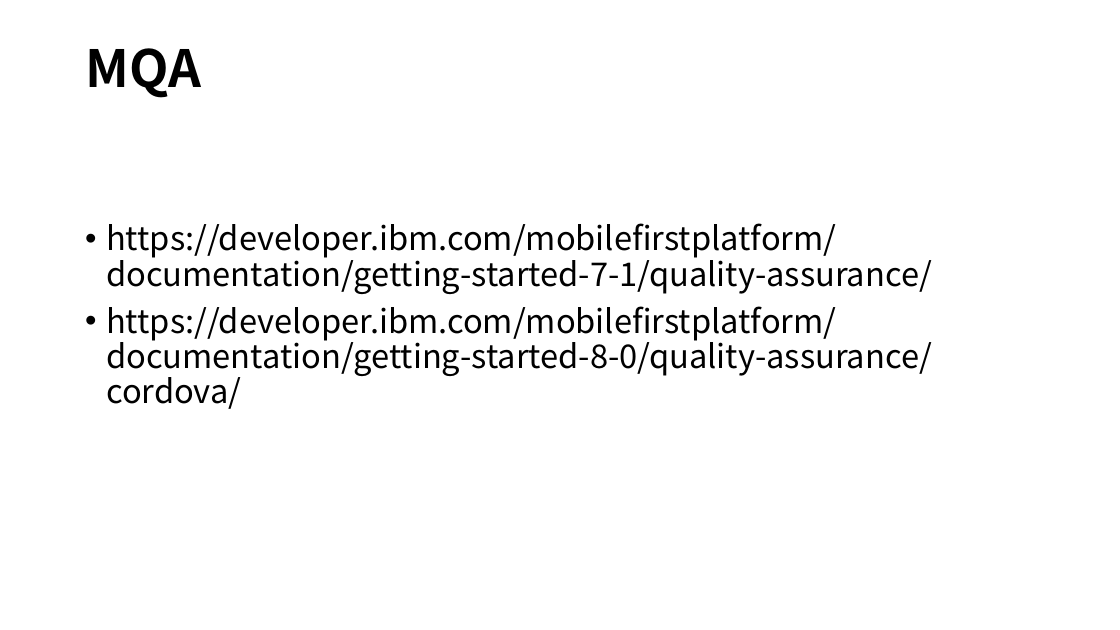
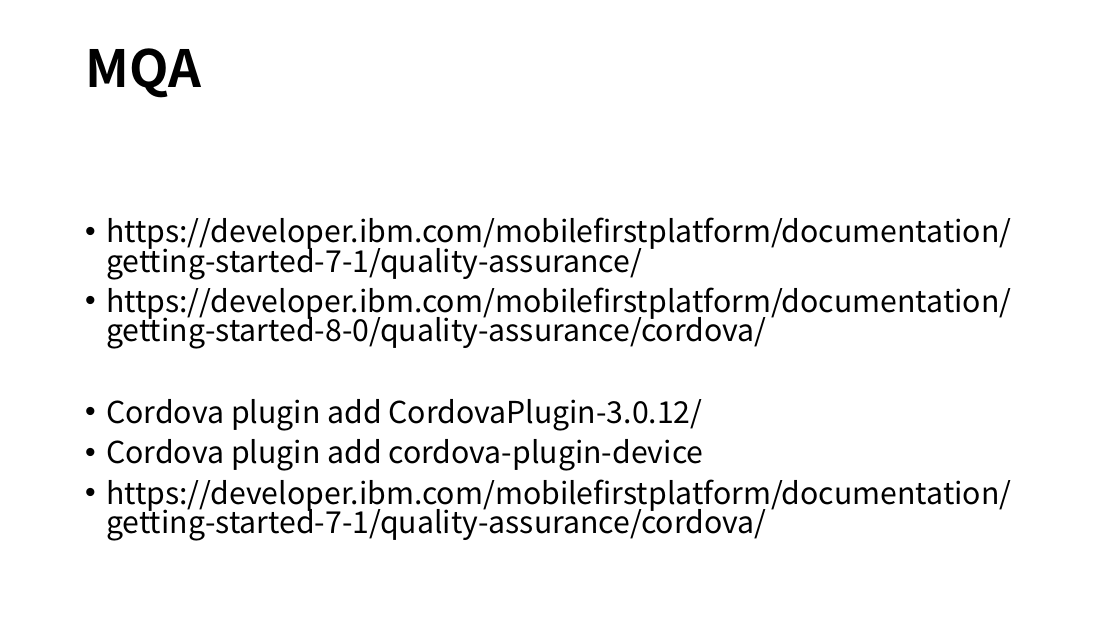
Before and after one commit to hjooyang/poc, a slide deck: slide 16 of POC for Lina.ppt (slide 4 before the commit). Drawn at 1120x630 pixels with LibreOffice and Linux fonts; fonts in the diff are those of the drawing. Boxes give left, top, right and bottom in pixels: in the first picture for what was removed or moved away, otherwise in the second. Text is boxed around its words. In the diff, an @@ line names an element or a change of style, - is before the commit and + after.

Commit message:
Add MQA Documentation

```diff
--- a/POC for Lina.ppt
+++ b/POC for Lina.ppt
@@ text at (106, 217, 1011, 349): size 28 to 25.9 pt in "https://developer.ibm.com/mobilefirstplatform/documentation/ ...", "https://developer.ibm.com/mobilefirstplatform/documentation/ ..."; line spacing 0.9 to 0.8 @@
@@ text at (106, 399, 1011, 541): paragraphs added @@
+• Cordova plugin add CordovaPlugin-3.0.12/
+• Cordova plugin add cordova-plugin-device
+• https://developer.ibm.com/mobilefirstplatform/documentation/getting-started-7-1/quality-assurance/cordova/
```
Also in this commit, not shown: 15 slides added, 3 slides removed.
